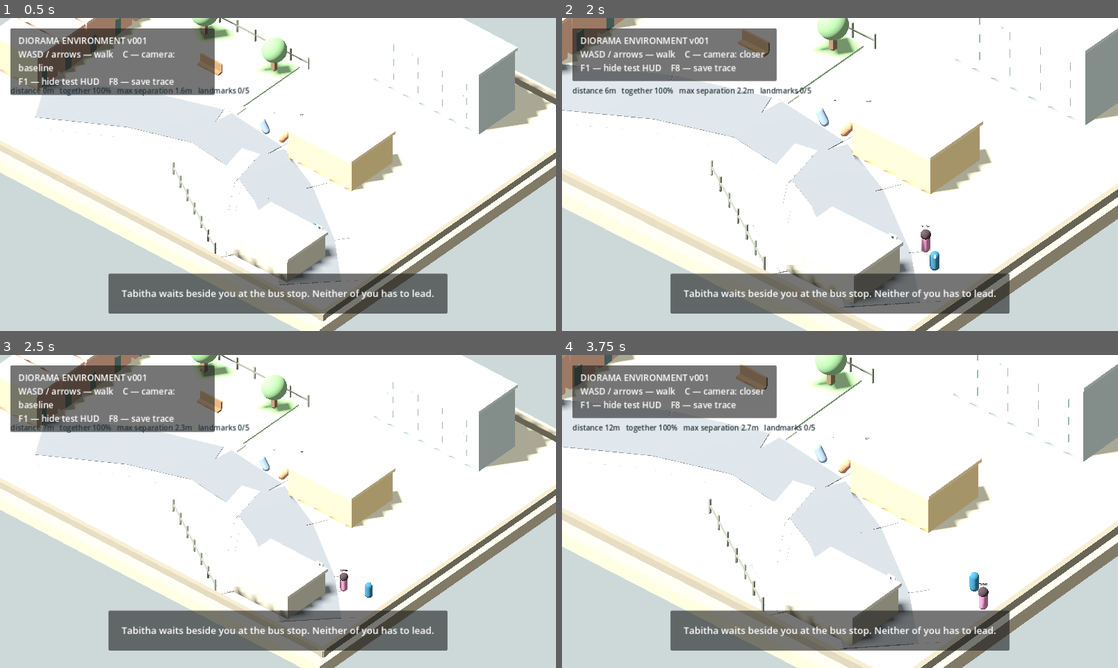
Above: before the commit, frames 1-4 (two rows, left to right).
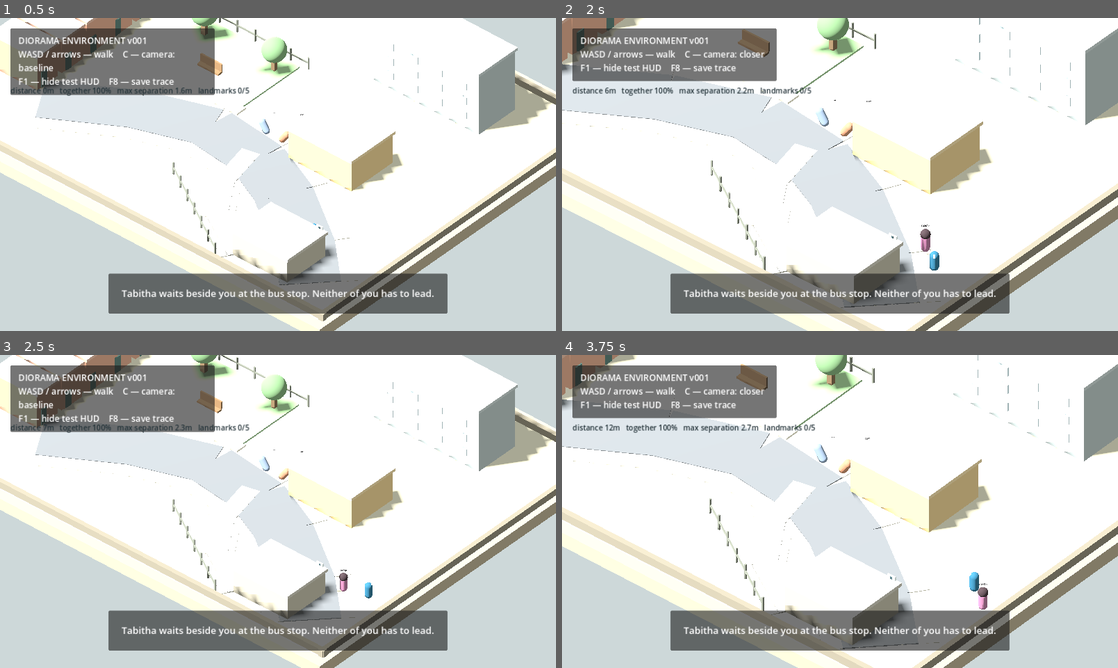
Above: after the commit, the same moments.

Repository: vcl00e/managed-decline-v2
Game: Godot game, scene res://main.tscn
Same seed, same stepped clock (60 frames per second), same inputs: the game is played once before the commit and once after it.
Inputs:
- Up to frame 1 (0.5 s): no input
- Up to frame 2 (2 s): tap Enter at 0.5 s; hold Right (ui_right) 0.53-1.28 s; tap C at 0.6, 1.35 s; hold Down (ui_down) from 1.28 s (still down)
- Up to frame 3 (2.5 s): release Down (ui_down) at 2.03 s; hold Right (ui_right) from 2.03 s (still down); tap C at 2.1 s
- Up to frame 4 (3.75 s): release Right (ui_right) at 2.78 s; hold Up (ui_up) 2.78-3.53 s; tap C at 2.85, 3.6 s; hold Left (ui_left) from 3.53 s (still down)

Frame 1 is identical in both runs. In frame 2, less than 0.1% of the frame differs, in the area x 64-68%, y 66-81%; in frame 3, less than 0.1%; in frame 4, 0.7%, in the area x 0-100%, y 0-100%.

Commit message:
Restore camera-relative movement for rotating diorama view

Diff:
--- a/prototypes/diorama-environment-v001/scripts/player.gd
+++ b/prototypes/diorama-environment-v001/scripts/player.gd
@@ -21,10 +21,21 @@
 	if wasd.length_squared() > 0.001:
 		input_2d = wasd.normalized()
 
-	# Movement is screen-relative for the fixed isometric-ish camera.
-	var camera_forward := Vector3(-0.656, 0.0, -0.755)
-	var camera_right := Vector3(0.755, 0.0, -0.656)
-	var direction := camera_right * input_2d.x + camera_forward * -input_2d.y
+	var active_camera: Camera3D = get_viewport().get_camera_3d()
+	var camera_forward := Vector3(0.0, 0.0, -1.0)
+	var camera_right := Vector3(1.0, 0.0, 0.0)
+	if active_camera != null:
+		camera_forward = -active_camera.global_transform.basis.z
+		camera_forward.y = 0.0
+		if camera_forward.length_squared() > 0.001:
+			camera_forward = camera_forward.normalized()
+
+		camera_right = active_camera.global_transform.basis.x
+		camera_right.y = 0.0
+		if camera_right.length_squared() > 0.001:
+			camera_right = camera_right.normalized()
+
+	var direction: Vector3 = camera_right * input_2d.x + camera_forward * -input_2d.y
 	if direction.length_squared() > 0.001:
 		direction = direction.normalized()
 		last_move_dir = direction
